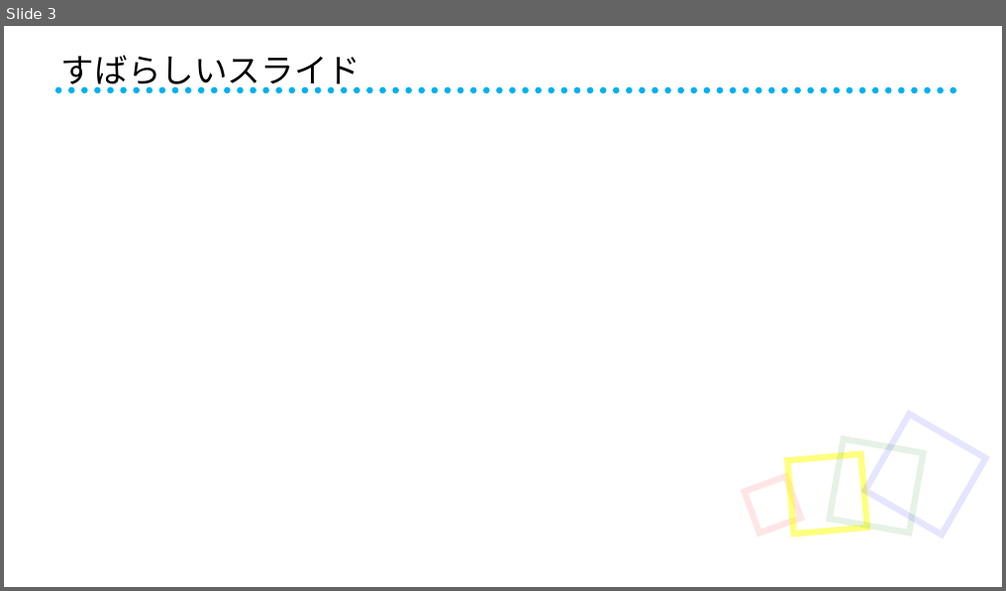
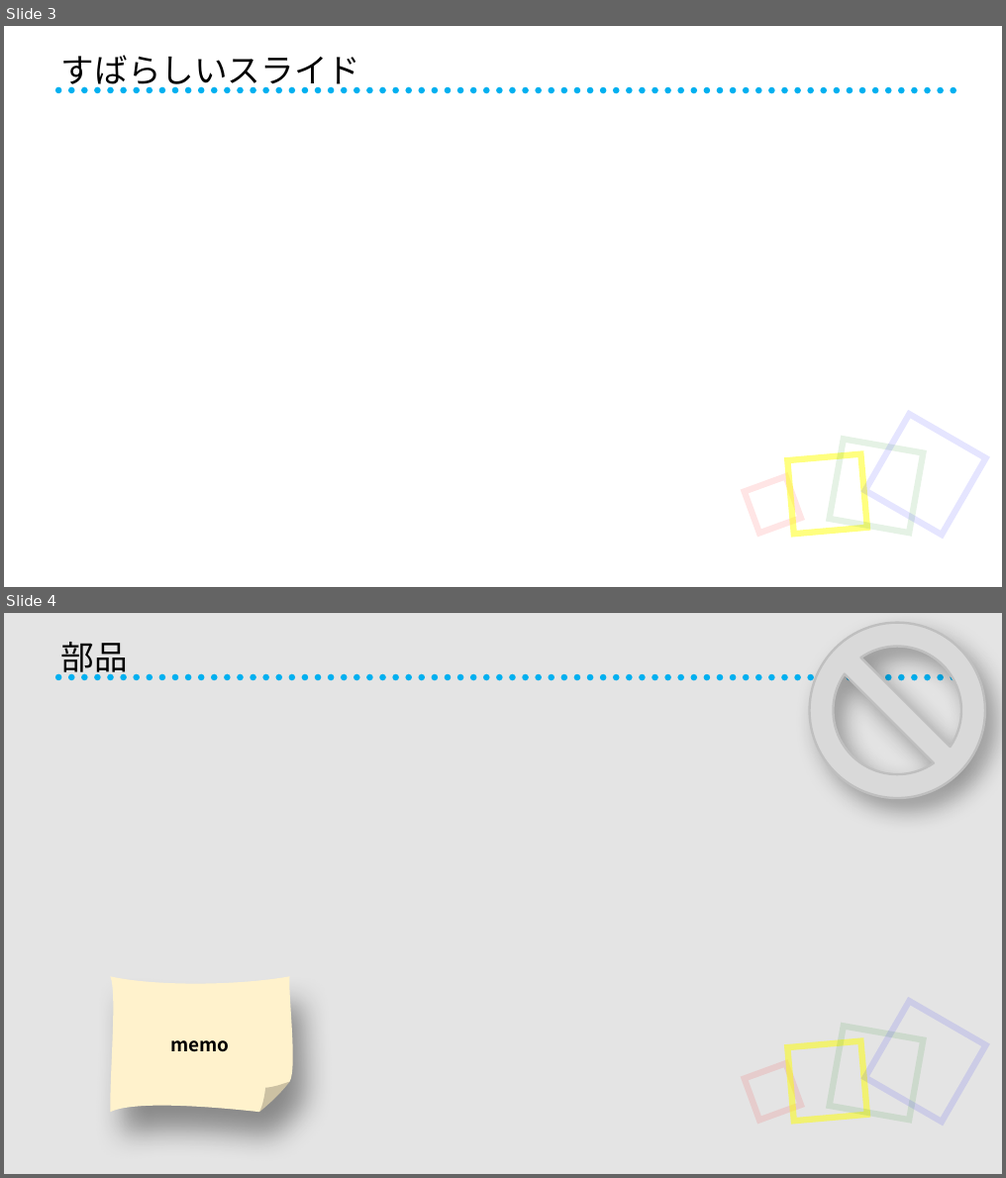
Before and after one commit to kcrt/dotfiles, a slide deck: template/template.pptx. Shown one above the other, each under a label of ours: slide 3 before the commit, slides 3 and 4 after it. The pictures are 1006x591 and 1006x1178 pixels, drawn with LibreOffice and Linux fonts; fonts in the diff are those of the drawing. Boxes give left, top, right and bottom in pixels: in the first picture for what was removed or moved away, otherwise in the second. Text is boxed around its words. In the diff, an @@ line names an element or a change of style, - is before the commit and + after.

```diff
--- a/template/template.pptx
+++ b/template/template.pptx
@@ slide 4 added at box(4, 613, 1002, 1174), background #D9D9D9 at 70% opacity; not listed: 5 template elements that a slide beside it also shows @@
@@ title added at box(61, 642, 128, 678), 32 pt, text #000000 @@
+部品
@@ no-entry sign added at box(810, 623, 985, 799), fill #D9D9D9, outline #BFBFBF 2.25 pt @@
@@ freeform shape added at box(110, 977, 290, 1112), fill #FFF2CC, 18 pt, text #000000, bold @@
+memo
```
Also in this commit, not shown: 1 slide changed, 25 other files.
